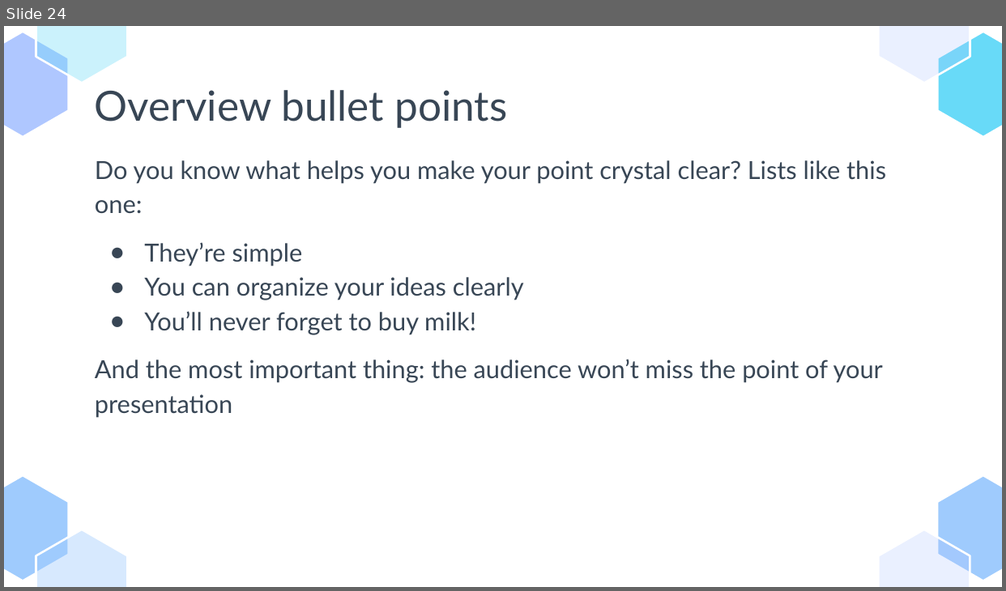
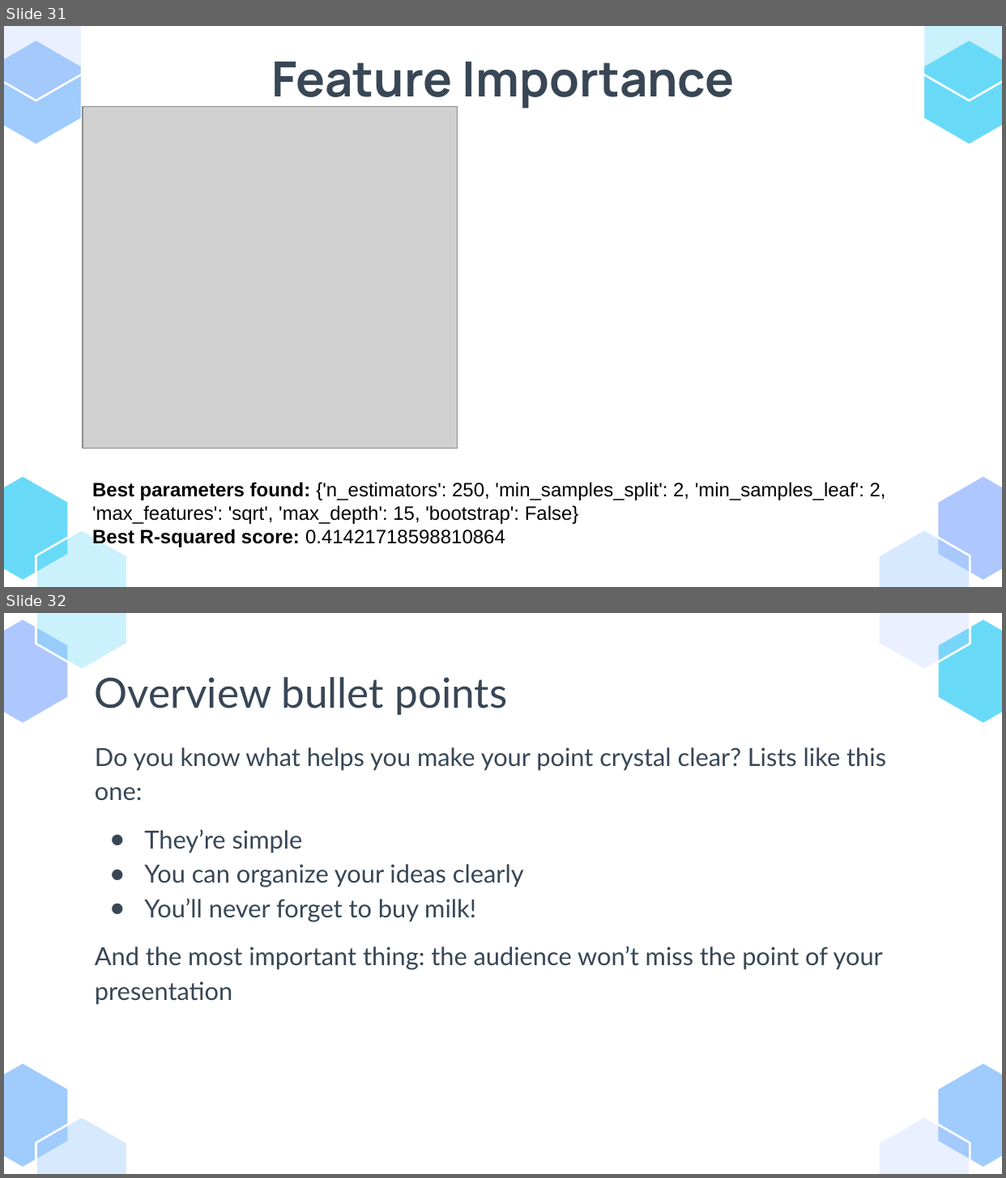
Before and after one commit to glenad/2403-ptds-regression, a slide deck: 2403_ PT_DS_Regression_Agri-food sector- Analysis.pptx. Shown one above the other, each under a label of ours: slide 24 before the commit, slides 31 and 32 after it. The pictures are 1006x591 and 1006x1178 pixels, drawn with LibreOffice and Linux fonts; fonts in the diff are those of the drawing; grey boxes stand for pictures. Boxes give left, top, right and bottom in pixels: in the first picture for what was removed or moved away, otherwise in the second. Text is boxed around its words. In the diff, an @@ line names an element or a change of style, - is before the commit and + after.

```diff
--- a/2403_ PT_DS_Regression_Agri-food sector- Analysis.pptx
+++ b/2403_ PT_DS_Regression_Agri-food sector- Analysis.pptx
@@ slide 31 added at box(4, 26, 1002, 587), background #FFFFFF @@
@@ group added at box(4, 26, 1002, 587): 8 freeform shapes @@
@@ title added at box(271, 62, 735, 110), 35 pt, text #384655, bold @@
+Feature Importance
@@ picture added at box(83, 107, 457, 448) @@
@@ text added at box(92, 482, 886, 548), 14 pt, text #000000 @@
+Best parameters found: {'n_estimators': 250, 'min_samples_split': 2, 'min_samples_leaf': 2, 'max_features': 'sqrt', 'max_depth': 15, 'bootstrap': False}
+Best R-squared score: 0.41421718598810864
@@ what was slide 24 is now slide 32 @@
```
Also in this commit, not shown: 4 slides changed, 10 other slides added, 3 slides removed, 1 other file.
